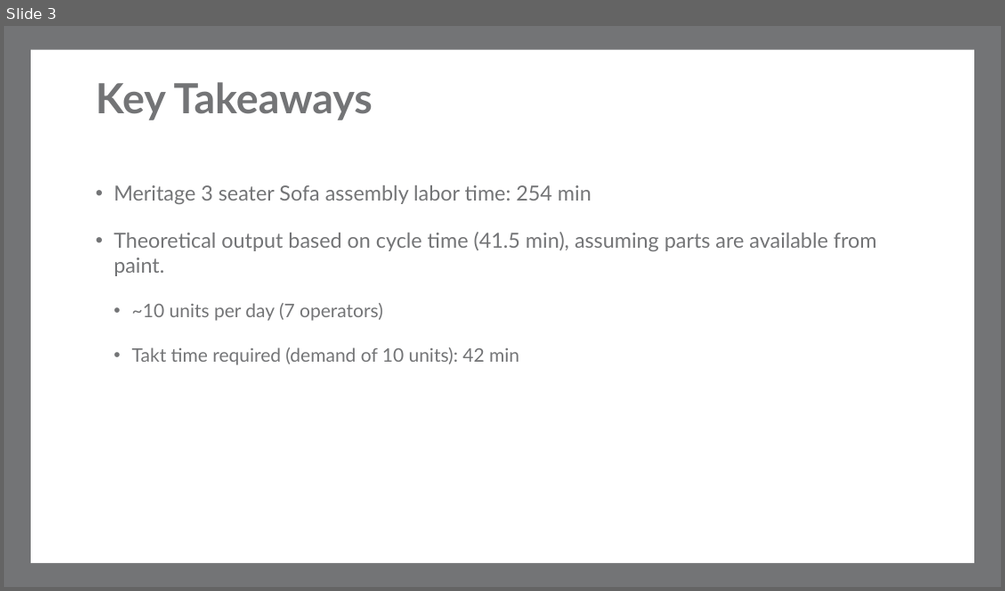
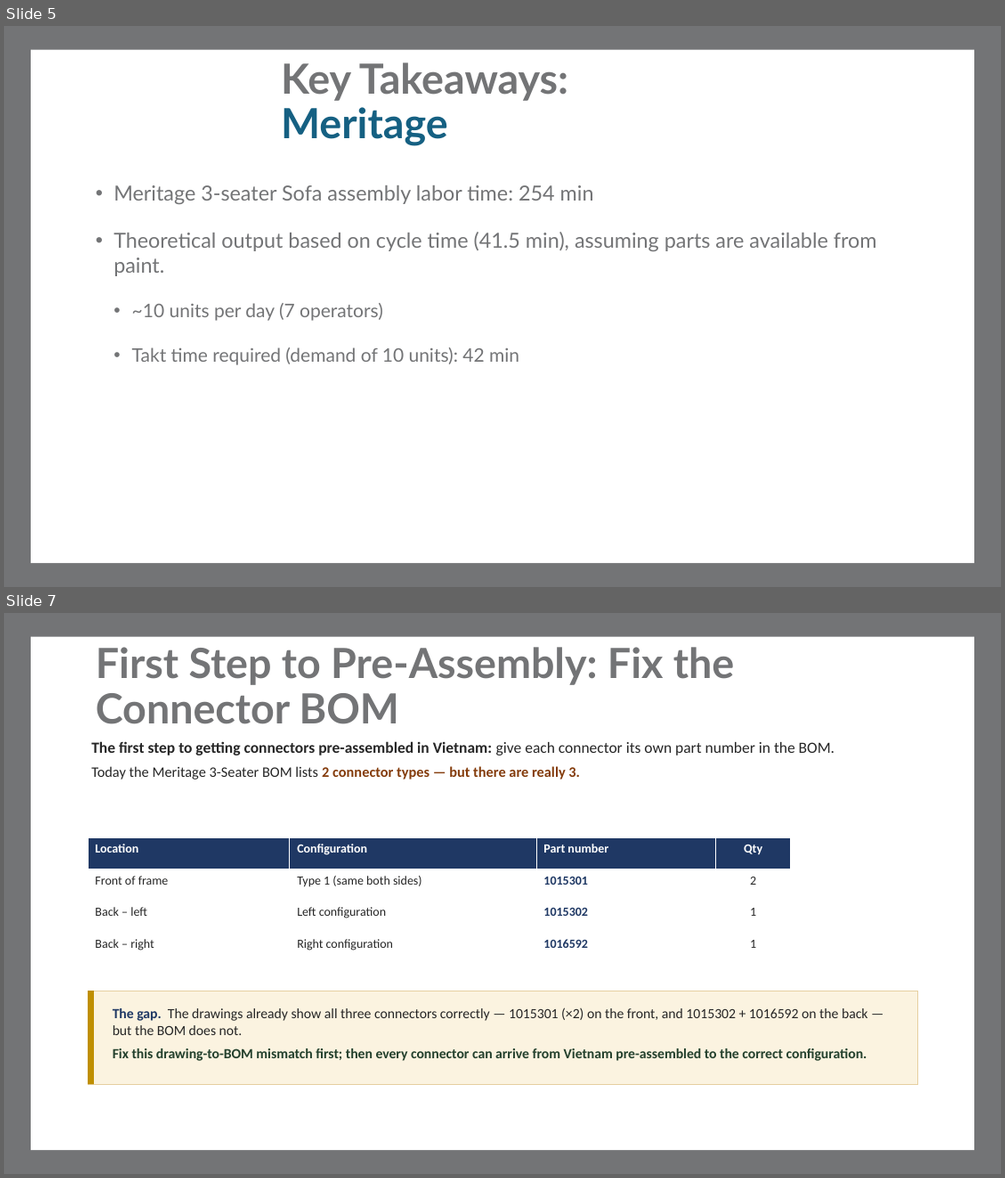
Before and after one commit to macokeefe/claude-code-system, a slide deck: standard-work/standalone/Meritage_3Seater_Standard_Work.pptx. Shown one above the other, each under a label of ours: slide 3 before the commit, slides 5 and 7 after it; the slides between them are not shown. The pictures are 1005x591 and 1005x1178 pixels, drawn with LibreOffice and Linux fonts; fonts in the diff are those of the drawing; background and template pictures are left out. Boxes give left, top, right and bottom in pixels: in the first picture for what was removed or moved away, otherwise in the second. Text is boxed around its words. In the diff, an @@ line names an element or a change of style, - is before the commit and + after.

```diff
--- a/standard-work/standalone/Meritage_3Seater_Standard_Work.pptx
+++ b/standard-work/standalone/Meritage_3Seater_Standard_Work.pptx
@@ slide 7 added at box(4, 613, 1001, 1174), background #FFFFFF; not listed: 2 template elements that a slide beside it also shows @@
@@ title added at box(96, 647, 735, 724), 40 pt, text #737476, bold @@
+First Step to Pre-Assembly: Fix the Connector BOM
@@ text added at box(91, 741, 834, 779), 15 pt, text #262626, bold @@
+The first step to getting connectors pre-assembled in Vietnam: give each connector its own part number in the BOM.
+Today the Meritage 3-Seater BOM lists 2 connector types — but there are really 3.
@@ table added at box(88, 837, 791, 965), 4 rows, 4 columns @@
+Location | Configuration | Part number | Qty
+Front of frame | Type 1 (same both sides) | 1015301 | 2
+Back – left | Left configuration | 1015302 | 1
+Back – right | Right configuration | 1016592 | 1
@@ rectangle added at box(88, 990, 918, 1084), fill #FBF3E0, outline #E6CFA0 0.75 pt @@
@@ rectangle added at box(88, 990, 94, 1084), fill #BF8F00 @@
@@ text added at box(113, 1007, 868, 1061), 13.5 pt, text #262626, bold @@
+The gap. The drawings already show all three connectors correctly — 1015301 (×2) on the front, and 1015302 + 1016592 on the back — but the BOM does not.
+Fix this drawing-to-BOM mismatch first; then every connector can arrive from Vietnam pre-assembled to the correct configuration.
@@ what was slide 3 is now slide 5 @@
@@ slide 5 changed as well @@
@@ title at box(281, 62, 568, 146): text changed @@
-Key Takeaways
+Key Takeaways: Meritage
@@ text at box(113, 185, 594, 204): text changed @@
-• Meritage 3 seater Sofa assembly labor time: 254 min
+• Meritage 3-seater Sofa assembly labor time: 254 min
```
Also in this commit, not shown: 4 other slides changed, 4 other slides added.
